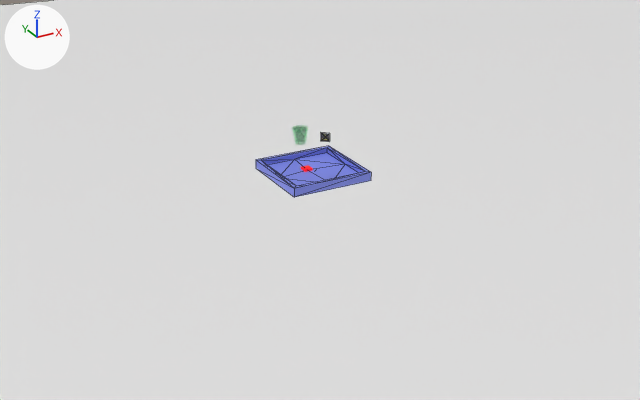
An edit to the glTF model assets/maps/level_0.glb, drawn before and after from the same camera.
One viewpoint serves both versions: a 50 mm lens placed at (-103.0, -191.4, 84.8), pointed at (2.5, 0.3, -11.1). Lighting does not change. The marker at upper left points along +X, +Y and +Z. The older version comes first. Mesh edges are drawn as thin lines on the coarser meshes. Where no turn or scale is listed for an object, it has been applied to the vertices. Vertices at exactly the same position are counted once.

Objects in the first picture: 'Base', 'Death', 'GeneratorSwitch' and 3 more.
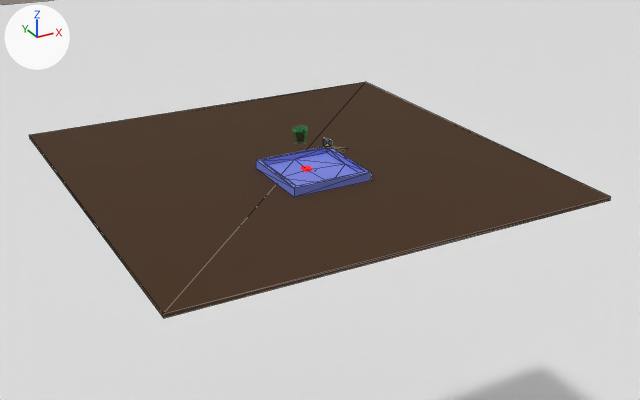
Commit message: Support per-level PlayerMode

Boxes (x1, y1, x2, y2) around the edits, measured in the pictures (640 x 400 px):
'Consumer.001', added (brown)
    after: (29, 82, 611, 318)
'Base', reshaped
    before: (256, 146, 371, 197)
    after: (256, 147, 371, 197)
'GeneratorSwitch', moved
    before: (321, 133, 330, 142)
    after: (323, 138, 332, 147)
'Consumer.002', added
    after: (322, 146, 346, 152)
part 1 of me_basex, reshaped
    before: (257, 146, 370, 172)
    after: (257, 147, 370, 172)

Diff of the bpy script that builds the scene:
```diff
--- a/assets/maps/level_0.glb.py
+++ b/assets/maps/level_0.glb.py
@@ mat_stairs @@
+mat_stairs = principled_material('Stairs')
+mat_stairs.base_color = (0.358, 0.288, 0.136)  # yellow #a19267
+mat_stairs.roughness = 1.0
@@ mat_ground @@
+mat_ground = principled_material('Ground')
+mat_ground.base_color = (0.0603, 0.0268, 0.00884)  # brown #452e17
+mat_ground.roughness = 1.0
@@ me_basex @@
 # used by ob_base; location = (0.0, 0.0, -1.9)
-me_basex.from_pydata(...)  # 23 vertices, 42 faces; spans x -11.2..11.2, y -11.2..11.2, z -1.2..1.2
+me_basex.from_pydata(...)  # 26 vertices, 48 faces; spans x -11.2..11.2, y -11.2..11.2, z -1.2..1.2
+# me_basex part 1
+# 1 vertex is removed from x 11.2, y 11.2, z 1.2
+# 7 faces are deleted
+# 4 vertices are added at (11.2, 11.2, 0.3), (11.2, 8.8, 1.2), (10.1, 10.1, 1.2), (9.1, 11.2, 1.2)
+# 13 new faces join them
 me_basex.materials.append(mat_material)
@@ me_cube_004 @@
+me_cube_004.from_pydata([(-5.37, -1.25, 1.03), (-5.14, -1.05, 1.98), (1.93, 4.88, -1.98), (2.16, 5.08, -1.03), (-2.16, -5.08, 1.03), (-1.93, -4.88, 1.98), (5.14, 1.05, -1.98), (5.37, 1.25, -1.03)], [], [(0, 1, 3), (0, 3, 2), (2, 3, 7), (2, 7, 6), (6, 7, 5), (6, 5, 4), (4, 5, 1), (4, 1, 0), (2, 6, 4), (2, 4, 0), (7, 3, 1), (7, 1, 5)])
+me_cube_004.materials.append(mat_stairs)  # yellow #a19267
@@ me_cube_003 @@
+me_cube_003.from_pydata(...)  # a box spanning x -58.3..58.3, y -58.3..58.3, z -0.5..0.5
+me_cube_003.materials.append(mat_ground)  # brown #452e17
@@ ob_generatorswitch @@
 ob_generatorswitch = bpy.data.objects.new('GeneratorSwitch', me_cube_002)
-ob_generatorswitch.location = (8.3, 8.1, 3.4)
+ob_generatorswitch.location = (10.1, 9.8, 0.9)
@@ ob_consumer_002 @@
+ob_consumer_002 = bpy.data.objects.new('Consumer.002', me_cube_004)
+ob_consumer_002.location = (13.9, 12.8, -2.6)
@@ ob_consumer_001 @@
+ob_consumer_001 = bpy.data.objects.new('Consumer.001', me_cube_003)
+ob_consumer_001.location = (-0.3, 9.5, -3.6)
```
